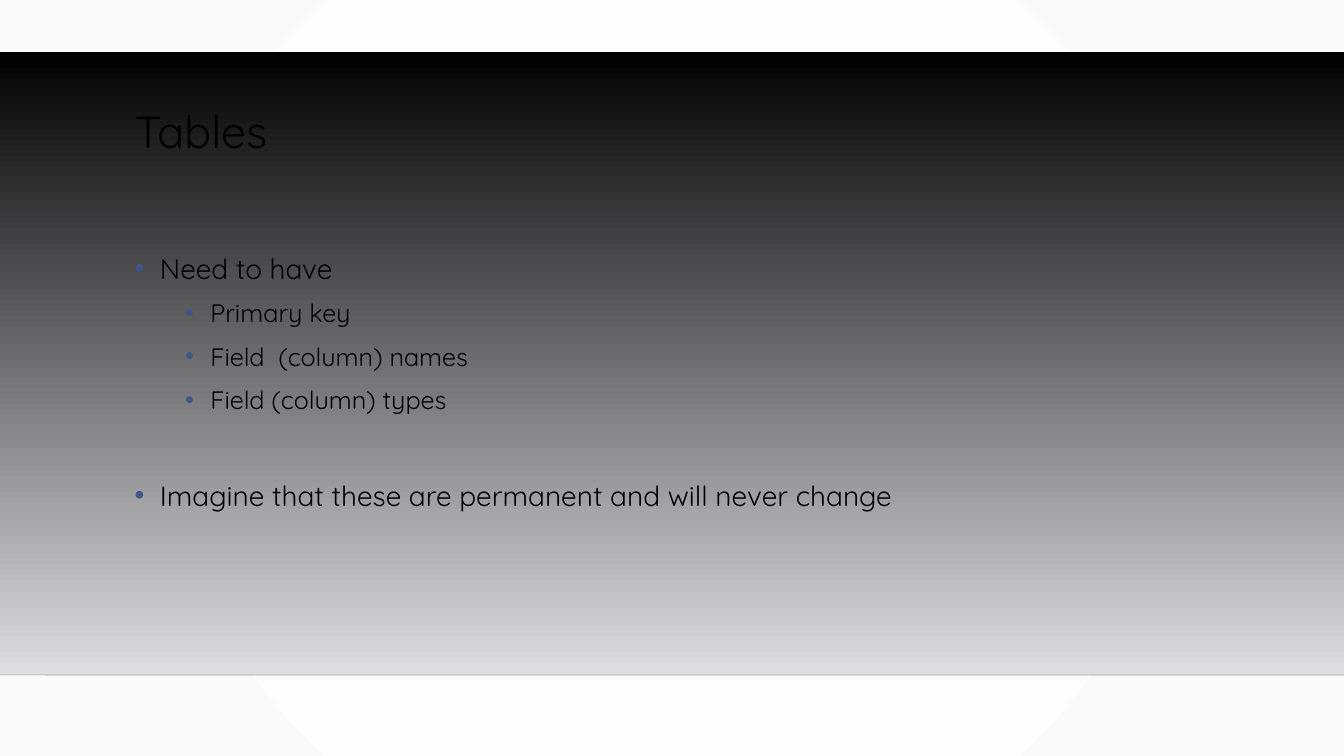
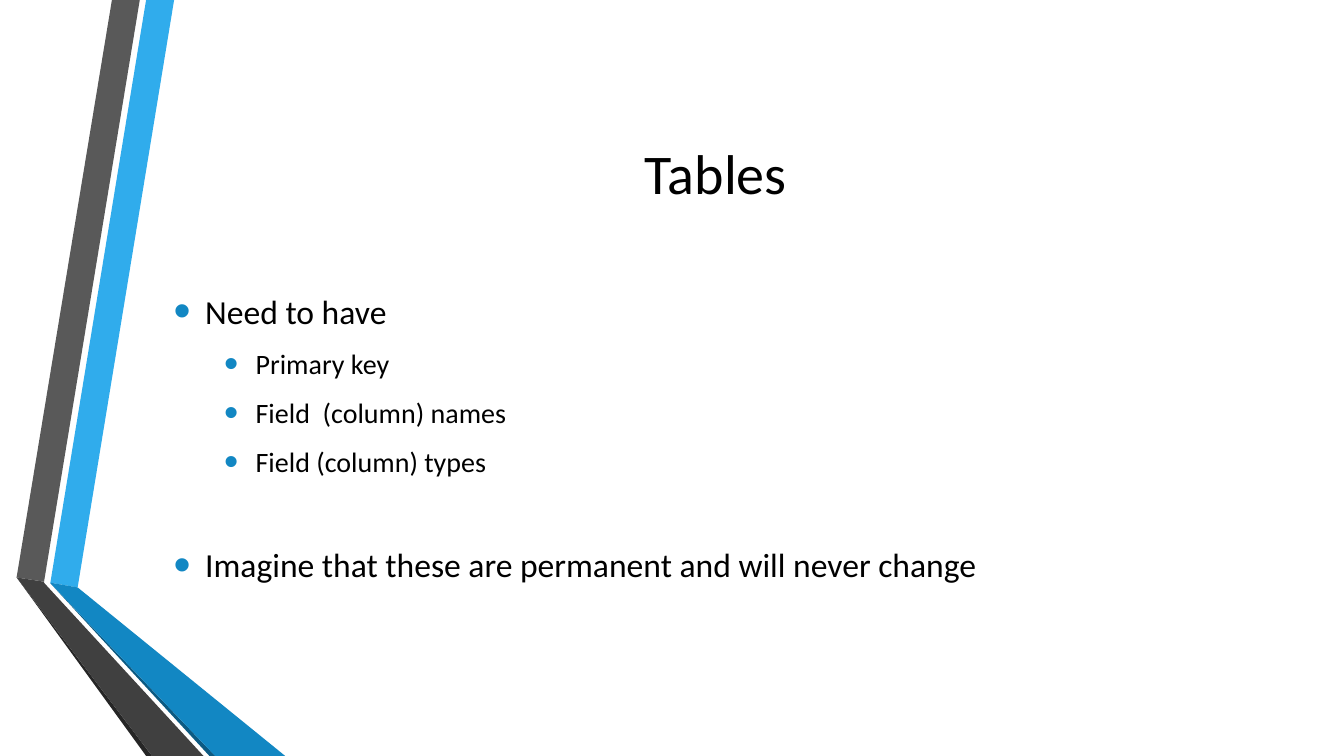
Before and after one commit to MGIS-UMN/GIS5577_week7, a slide deck: slide 4 of Entity_Relationship_Diagram.odp. Drawn at 1344x756 pixels with LibreOffice and Linux fonts; fonts in the diff are those of the drawing; background and template pictures are left out. Boxes give left, top, right and bottom in pixels: in the first picture for what was removed or moved away, otherwise in the second. Text is boxed around its words. In the diff, an @@ line names an element or a change of style, - is before the commit and + after.

```diff
--- a/Entity_Relationship_Diagram.odp
+++ b/Entity_Relationship_Diagram.odp
@@ background gradient #FFFFFF to #FAFAFA to picture (left out) @@
@@ freeform shape removed at <box>0,51,1344,675</box> @@
@@ title "Tables": place and size @@
-title "Tables" at <box>135,96,267,163</box>
+title "Tables" at <box>645,155,787,195</box>
@@ title "Tables" at <box>645,155,787,195</box>: size 32 to 40 pt, font Quicksand to Calibri; alignment left to centre; line spacing 0.9 to 1; vertical alignment top to middle @@
@@ text "Need to have": place and size @@
-text "Need to have" at <box>160,258,892,512</box>
+text "Need to have" at <box>205,300,976,583</box>
@@ text "Need to have" at <box>205,300,976,583</box>: size 20 to 24 pt in "Need to have", "Imagine that these are permanent and will ..."; font Quicksand to Calibri; size 18 to 20 pt in "Primary key", "Field (column) names", "Field (column) types"; indent changed; line spacing 1.2 to 1; more space between paragraphs; bullet colour #415588 to #1287C3; vertical alignment top to middle @@
@@ group added at <box>16,0,285,756</box>: 6 freeform shapes @@
@@ line removed from (0, 675) to (1344, 675) @@
```
Also in this commit, not shown: 12 other slides changed, 2 other files.
